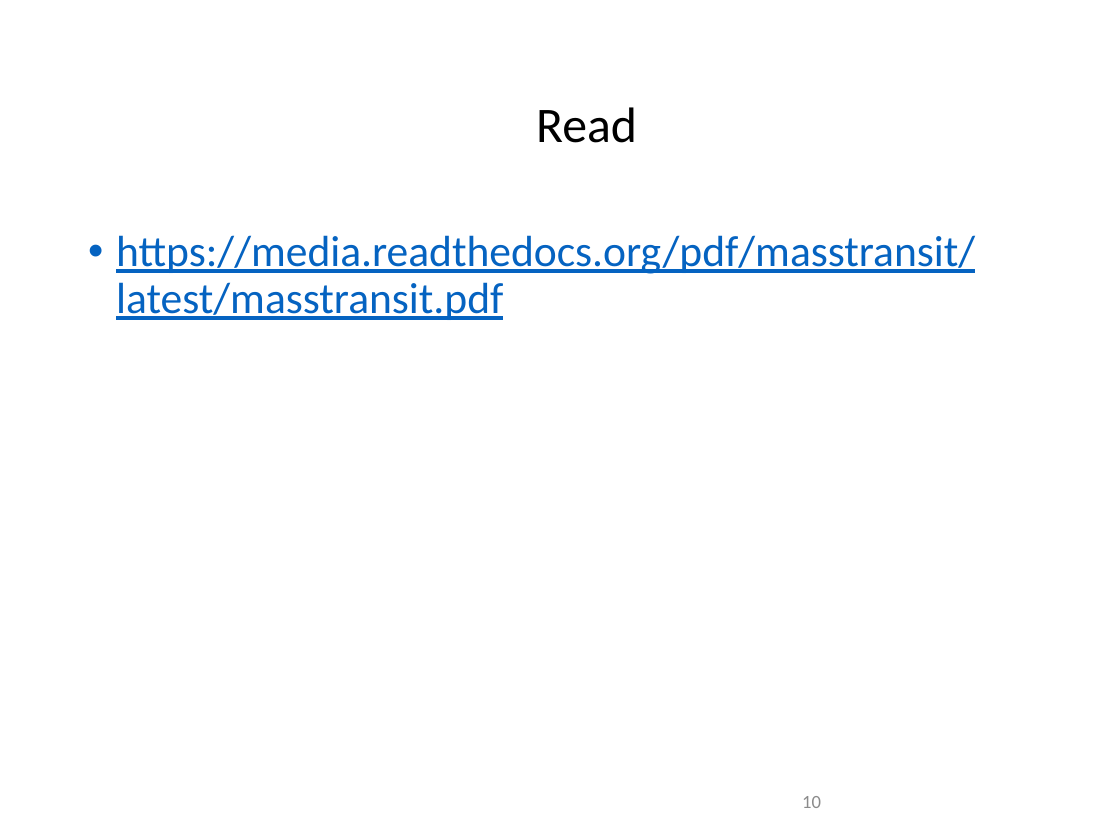
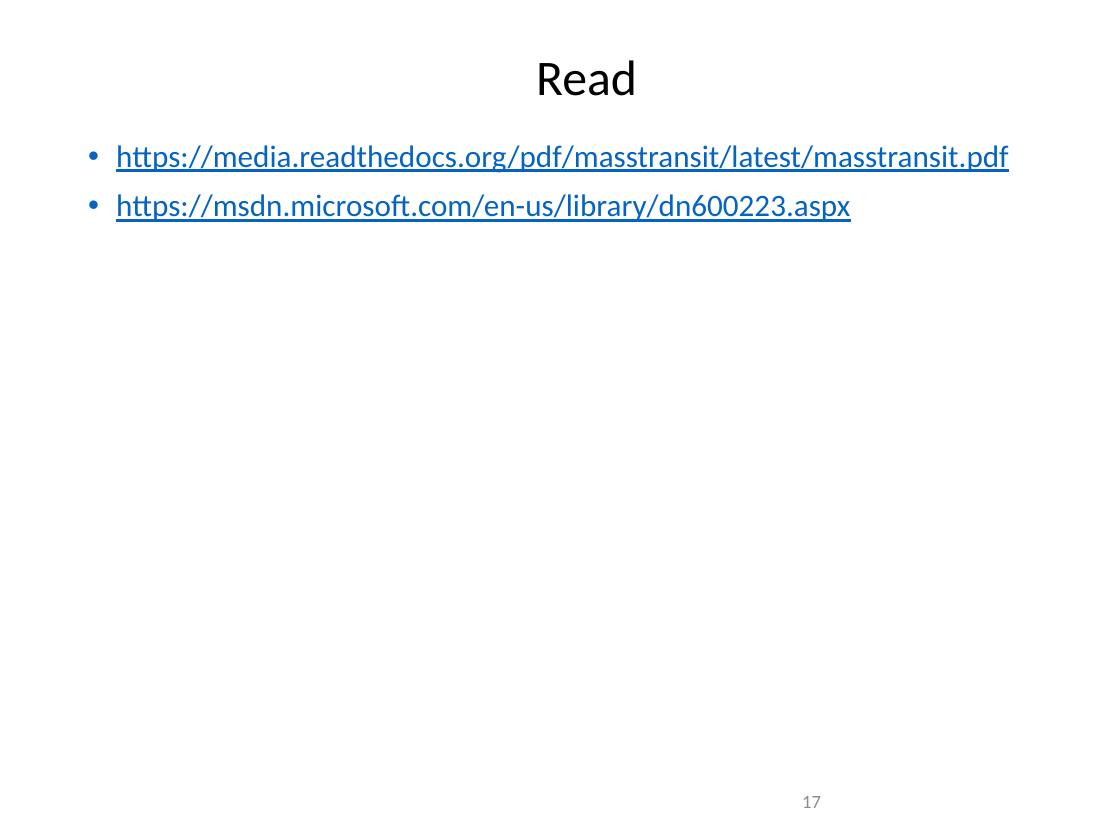
Before and after one commit to amichel/PaymentsGateway.MassTransit.Demo, a slide deck: slide 17 of Presentation/Service Bus Integration Patterns.pptx (slide 10 before the commit). Drawn at 1120x840 pixels with LibreOffice and Linux fonts; fonts in the diff are those of the drawing; background and template pictures are left out. Boxes give left, top, right and bottom in pixels: in the first picture for what was removed or moved away, otherwise in the second. Text is boxed around its words. In the diff, an @@ line names an element or a change of style, - is before the commit and + after.

```diff
--- a/Presentation/Service Bus Integration Patterns.pptx
+++ b/Presentation/Service Bus Integration Patterns.pptx
@@ title "Read": place and size @@
-title "Read" at (536,107,637,143)
+title "Read" at (536,60,637,96)
@@ text "https://media.readthedocs.org/pdf/masstransit/latest/masstra ...": place and size @@
-text "https://media.readthedocs.org/pdf/masstransit/latest/masstra ..." at (116,235,975,320)
+text "https://media.readthedocs.org/pdf/masstransit/latest/masstra ..." at (116,145,1009,222)
@@ text at (116,145,1009,173): size 28 to 20 pt in "https://media.readthedocs.org/pdf/masstransit/latest/masstra ..." @@
@@ text at (116,194,850,222): paragraph added @@
+• https://msdn.microsoft.com/en-us/library/dn600223.aspx
@@ page number at (802,796,821,808): text changed @@
-10
+17
```
Also in this commit, not shown: 2 other slides changed, 7 slides added, 1 other file.
